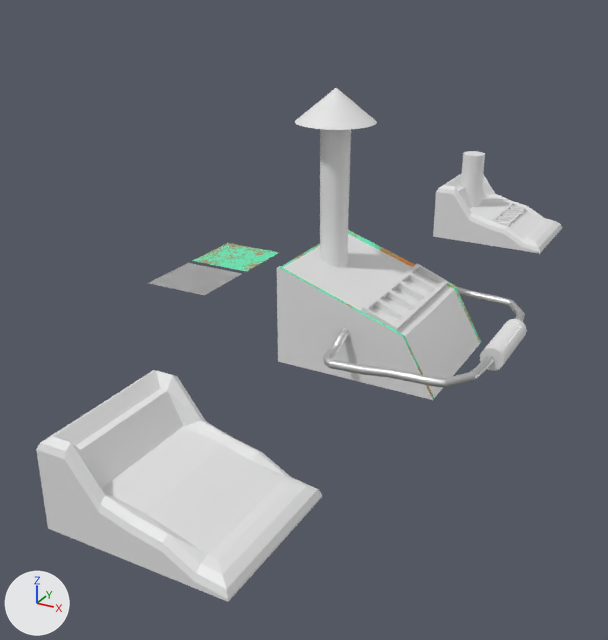
The Blender file blender/machineT1.blend as it was, and as the next commit left it.
Before and after are seen from a 50 mm camera at (8.0, -19.0, 8.9) aimed at (-2.3, -0.2, -0.5). The lights are fixed; the arrows at lower left show +X, +Y and +Z.

Names of what the first picture shows: 'Body', 'Card Slots.002', 'Handle', 'Main Machine V1', 'Main Machine.002', 'Plane', 'Plane.001', 'Push Bar', 'Railing', 'Tower', 'tower'.
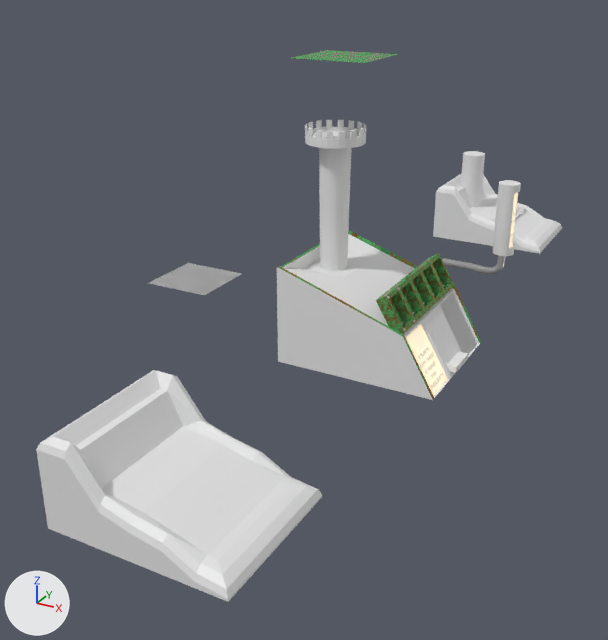
Where the newer file only moved an object's origin or applied its transform, the numbers keep the older frame.

The change, as a list of edits to the scene's bpy script:
```text
Change mat_old_bronze:
    remove # nodes: BsdfPrincipled x2, MixShader, OutputMaterial, TexNoise
    remove # colours: green #6ee7b8, orange #ff9846
    nodes: BsdfPrincipled x2, Mapping, MixShader, OutputMaterial, TexCoord, TexNoise
    colours: green #4fa462, brown #ac662e
Add mat_right_label:
    mat_right_label = bpy.data.materials.new('right label')
    # uses the picture img_right_label_png
Add mat_l_label:
    mat_l_label = bpy.data.materials.new('L Label')
    # uses the picture img_left_label_png
Change me_cube_006:
    used by ob_body; location = (0.0, 0.0, 0.0); scale = (2.16, 1.87, 1.0)
    remove me_cube_006.from_pydata(...)  # 80 vertices, 62 faces; spans x -1.0..1.0, y -1.0..1.0, z -1.0..1.63
    add me_cube_006.from_pydata(...)  # 104 vertices, 82 faces; spans x -1.0..1.0, y -1.0..1.0, z -1.0..1.63
    me_cube_006 part 1: 16 vertices added at x -0.96..-0.62, y -1.0..1.0, z -1.0..1.58
    me_cube_006 part 2: 8 vertices added at x 0.6..0.98, y -0.9..0.9, z -1.0..0.37
Change me_cylinder_001:
    used by ob_tower_1; parent = ob_body; location = (-1.502, 0.0, 2.652); scale = (0.355, 0.355, 2.26)
    remove me_cylinder_001.from_pydata(...)  # 128 vertices, 98 faces; spans x -2.88..2.88, y -2.88..2.88, z -1.0..1.4
    add me_cylinder_001.from_pydata(...)  # 192 vertices, 145 faces; spans x -2.16..2.16, y -2.16..2.16, z -1.0..1.0
    me_cylinder_001 part 3: 64 vertices moved from x -2.88..2.88, y -2.88..2.88, z 1.0..1.04 to x -1.67..1.67, y -1.67..1.67, z 0.78..0.79; 32 vertices removed from x -0.08..0.08, y -0.08..0.08, z 1.4; 96 vertices added at x -2.16..2.16, y -2.16..2.16, z 0.81..1.0
Change me_cylinder_003:
    used by ob_push_bar; parent = ob_body; location = (3.255, 0.0, -0.0272); rotation_euler = (1.571, 0.0, 0.0), in degrees (90, 0, 0); scale = (0.292, 0.292, 1.0)
    remove me_cylinder_003.from_pydata(...)  # 192 vertices, 162 faces; spans x -1.0..1.0, y -1.0..1.0, z -1.0..1.0
    add me_cylinder_003.from_pydata(...)  # 192 vertices, 156 faces; spans x -4.98..-2.96, y 3.92..10.78, z -3.72..-3.13
    me_cylinder_003 part 4: 192 vertices removed from x -1.0..1.0, y -1.0..1.0, z -1.0..1.0
    me_cylinder_003 part 5: 192 vertices added at x -4.98..-2.96, y 3.92..10.78, z -3.72..-3.13
Change me_cube_009:
    used by ob_card_slots_002; parent = ob_body; location = (0.613, -1.432, 0.729); rotation_euler = (0.0, 0.145, 0.0), in degrees (0, 8.3, 0); scale = (0.496, 0.354, 0.155)
    remove me_cube_009.from_pydata(...)  # 16 vertices, 12 faces; spans x -1.05..1.05, y -1.0..1.0, z -2.08..1.38
    add me_cube_009.from_pydata(...)  # 24 vertices, 19 faces; spans x 0.09..1.12, y -1.79..-1.08, z 0.35..1.0
    me_cube_009 part 6: the whole mesh is rebuilt
    add me_cube_009.materials.append(mat_old_bronze)
Add me_cube_002:
    me_cube_002.from_pydata([(0.975, 0.352, -0.996), (0.603, 0.352, 0.359), (0.975, 0.897, -0.996), (0.603, 0.897, 0.372)], [], [(2, 3, 1, 0)])
    me_cube_002.materials.append(mat_old_metal)
Change cu_beziercurve:
    where _sp = cu_beziercurve.splines.new('BEZIER'); _sp.bezier_points.add(3)
    remove _sp.bezier_points.foreach_set('co', [-0.988, -1.133, 0.325, -1.0, 0.0, 0.0, 1.0, 0.0, 0.0, 2.154, -1.582, 0.0])
    remove _sp.bezier_points.foreach_set('handle_left', [-1.047, -1.838, 0.325, -1.019, -0.541, 0.0, 0.0, 0.0, 0.0, 2.105, -0.12, 0.0])
    remove _sp.bezier_points.foreach_set('handle_right', [-0.901, -0.0992, 0.325, -0.975, 0.707, 0.0, 2.0, 0.0, 0.0, 2.188, -2.582, 0.0])
    add _sp.bezier_points.foreach_set('co', [-0.988, -1.133, 0.325, -1.0, 0.0, 0.0, -0.129, 0.408, 0.27, 1.383, 0.222, 1.395])
    add _sp.bezier_points.foreach_set('handle_left', [-1.047, -1.838, 0.325, -1.019, -0.541, 0.0, -1.129, 0.408, 0.27, 1.525, 0.148, -0.0583])
    add _sp.bezier_points.foreach_set('handle_right', [-0.901, -0.0992, 0.325, -0.975, 0.707, 0.0, 0.871, 0.408, 0.27, 1.247, 0.293, 2.786])
Change ob_plane_001:
    ob_plane_001.location: (-6.06, 2.2, 0.0) -> (-1.39, 0.22, 6.55)
Change ob_handle:
    ob_handle.location: (0.0, 0.0, 0.0) -> (-0.1, 0.469, 0.129)
    remove _m = ob_handle.modifiers.new('Mirror', 'MIRROR')
Change ob_card_slots_002:
    ob_card_slots_002.scale: (0.496, 0.354, 0.155) -> (1.0, 1.0, 1.0)
    ob_card_slots_002.location: (0.613, -1.432, 0.729) -> (0.0242, 0.0113, 0.724)
    ob_card_slots_002.rotation_euler: (0.0, 0.145, 0.0) -> (0.0, 0.652, 0.0)  # degrees (0, 8.3, 0) -> degrees (0, 37, 0)
Add ob_cube:
    ob_cube = bpy.data.objects.new('Cube', me_cube)  # 16 vertices, 16 faces; spans x -1.0..1.0, y -1.0..1.0, z -1.0..1.0
    ob_cube.location = (1.91, -0.03, -0.79)
    ob_cube.scale = (0.334, 0.459, -0.0759)
Add ob_push_bar_face:
    ob_push_bar_face = bpy.data.objects.new('Push Bar Face', me_cylinder_008)  # 14 vertices, 6 faces; spans x -0.56..0.56, y 0.65..0.82, z -0.78..0.78
    ob_push_bar_face.parent = ob_handle
    ob_push_bar_face.location = (2.196, 2.954, 1.991)
    ob_push_bar_face.rotation_euler = (3.138, 0.00203, 1.571)  # degrees (180, 0.1, 90)
    ob_push_bar_face.scale = (0.292, 0.292, 1.0)
Add ob_right_label:
    ob_right_label = bpy.data.objects.new('Right Label', me_cube_002)
    ob_right_label.location = (0.0, 0.0, 0.0)
    ob_right_label.scale = (2.16, 1.87, 1.0)
Add ob_left_label:
    ob_left_label = bpy.data.objects.new('Left Label', me_cube_001)  # 4 vertices, 1 face; spans x 0.603..0.975, y -0.899..-0.354, z -0.996..0.372
    ob_left_label.location = (0.0, 0.0, 0.0)
    ob_left_label.scale = (2.16, 1.87, 1.0)
Add ob_cylinder_003:
    ob_cylinder_003 = bpy.data.objects.new('Cylinder.003', me_cylinder_007)  # a 6-sided cylinder along z spanning x -0.078..0.078, y -0.09..0.09, z -0.04..0.04
    ob_cylinder_003.parent = ob_card_slots_002
    ob_cylinder_003.location = (1.082, -1.131, 0.665)
    ob_cylinder_003.rotation_euler = (0.00612, 0.374, 0.00773)  # degrees (0.4, 21, 0.4)
    ob_cylinder_003.scale = (0.392, 0.392, 0.392)
```

Location of each change, (x1, y1, x2, y2) in pixels of the pictures (608 x 640 px; the box of a moved part takes in the faces that stretch with it):
'Tower', reshaped (24% narrower, 16% shorter): before (295, 88, 377, 267); after (305, 120, 367, 271)
'Card Slots.002', surface changed, reshaped, moved, turned, rescaled (white to green): before (361, 263, 448, 331); after (376, 253, 454, 334)
'Handle', reshaped, moved, modifiers changed: before (323, 286, 525, 388); after (442, 256, 506, 275)
'Push Bar', reshaped (38% narrower, 45% taller): before (480, 319, 527, 371); after (492, 180, 521, 256)
'Plane.001', surface changed, moved: before (193, 243, 279, 271); after (291, 50, 398, 63)
'Left Label', added: after (406, 324, 448, 396)
'Right Label', added: after (440, 293, 477, 355)
'Railing', surface changed: (278, 230, 481, 400) in both
'Cube', added: after (447, 352, 468, 373)
'Push Bar Face', added: after (509, 192, 518, 248)
part 1 of me_cube_006, added: after (279, 234, 380, 375)
part 2 of me_cube_006, added: after (405, 290, 480, 398)
part 3 of me_cylinder_001, moved or reshaped: before (295, 88, 377, 130); after (305, 120, 367, 149)
part 4 of me_cylinder_003, deleted: before (480, 319, 527, 371)
part 5 of me_cylinder_003, added: after (492, 180, 521, 256)
